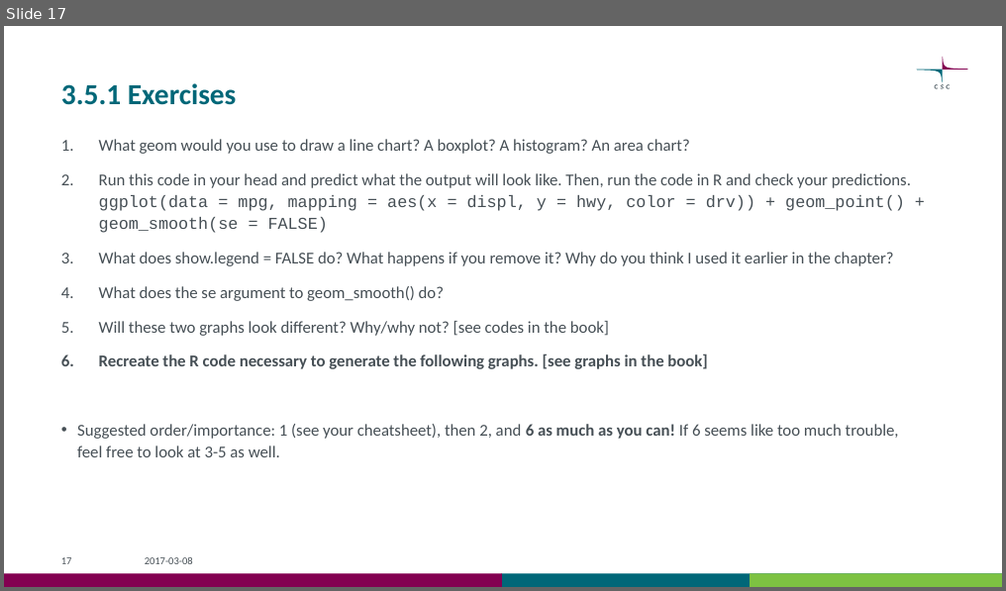
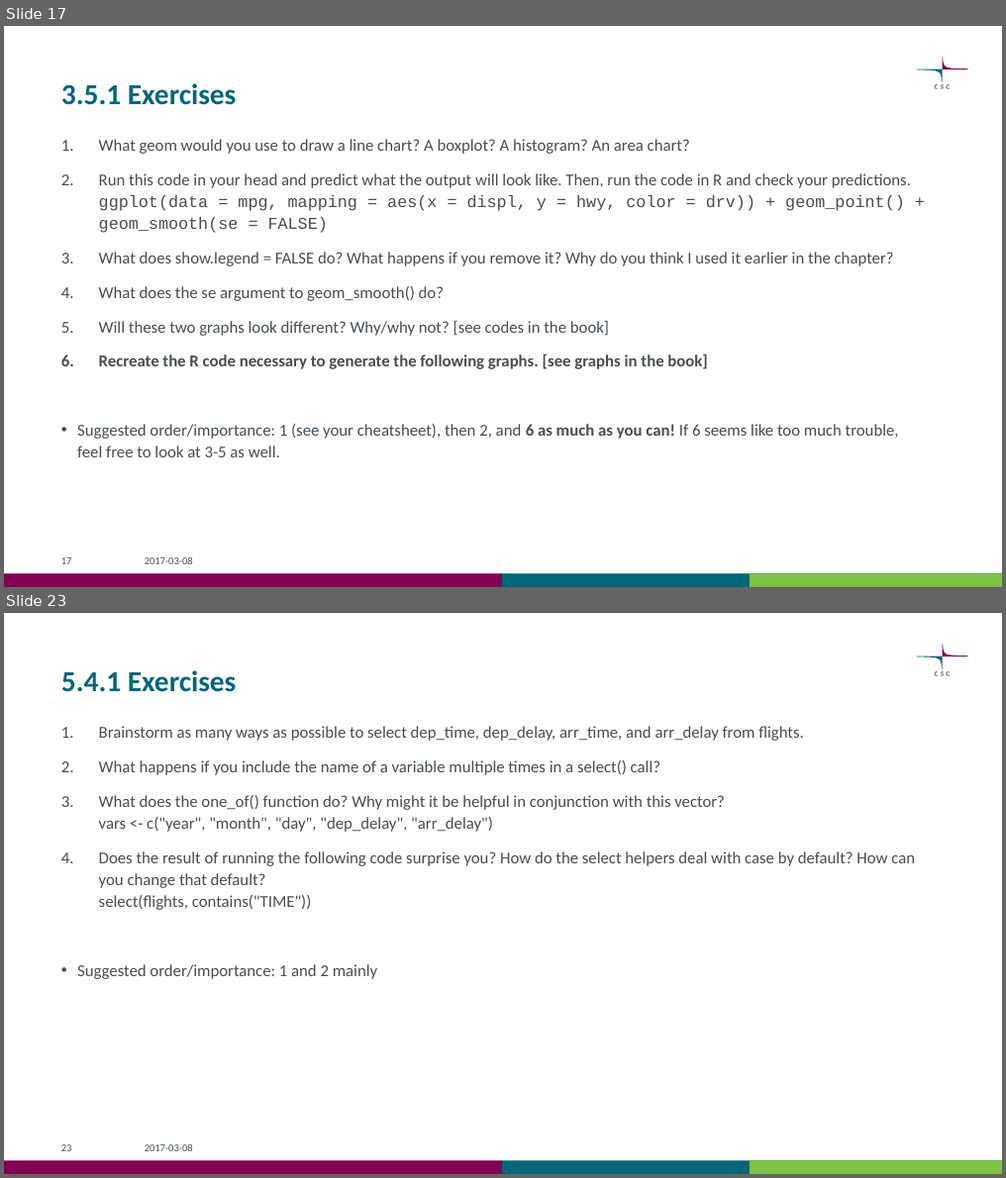
Before and after one commit to csc-training/wrangling-with-R, a slide deck: wrangling_with_r_bio18.pptx. Shown one above the other, each under a label of ours: slide 17 before the commit, slides 17 and 23 after it; the slides between them are not shown. The pictures are 1006x591 and 1006x1178 pixels, drawn with LibreOffice and Linux fonts; fonts in the diff are those of the drawing. Boxes give left, top, right and bottom in pixels: in the first picture for what was removed or moved away, otherwise in the second. Text is boxed around its words. In the diff, an @@ line names an element or a change of style, - is before the commit and + after.

```diff
--- a/wrangling_with_r_bio18.pptx
+++ b/wrangling_with_r_bio18.pptx
@@ slide 23 added at box(4, 613, 1002, 1174), background #FFFFFF; not listed: 6 template elements that a slide beside it also shows @@
@@ title added at box(61, 670, 237, 692), 28 pt, text #006778, bold @@
+5.4.1 Exercises
@@ text added at box(77, 726, 915, 979), 16 pt, text #465055 @@
+1. Brainstorm as many ways as possible to select dep_time, dep_delay, arr_time, and arr_delay from flights.
+2. What happens if you include the name of a variable multiple times in a select() call?
+3. What does the one_of() function do? Why might it be helpful in conjunction with this vector?
+   vars <- c("year", "month", "day", "dep_delay", "arr_delay")
+4. Does the result of running the following code surprise you? How do the select helpers deal with case by default? How can you change that default?
+   select(flights, contains("TIME"))
+• Suggested order/importance: 1 and 2 mainly
@@ page number added at box(61, 1145, 72, 1152), 10 pt, text #465055 @@
+23
@@ text added at box(145, 1145, 193, 1152), 10 pt, text #465055 @@
+2017-03-08
```
Also in this commit, not shown: 1 slide changed, 9 other slides added, 1 other file.
